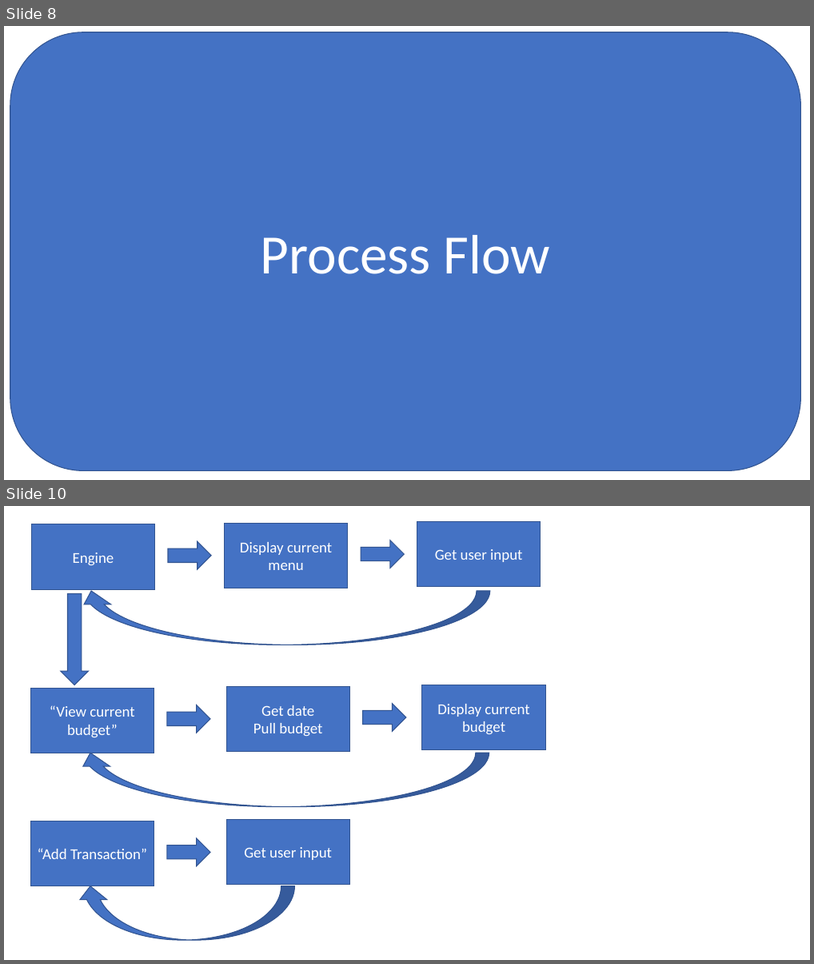
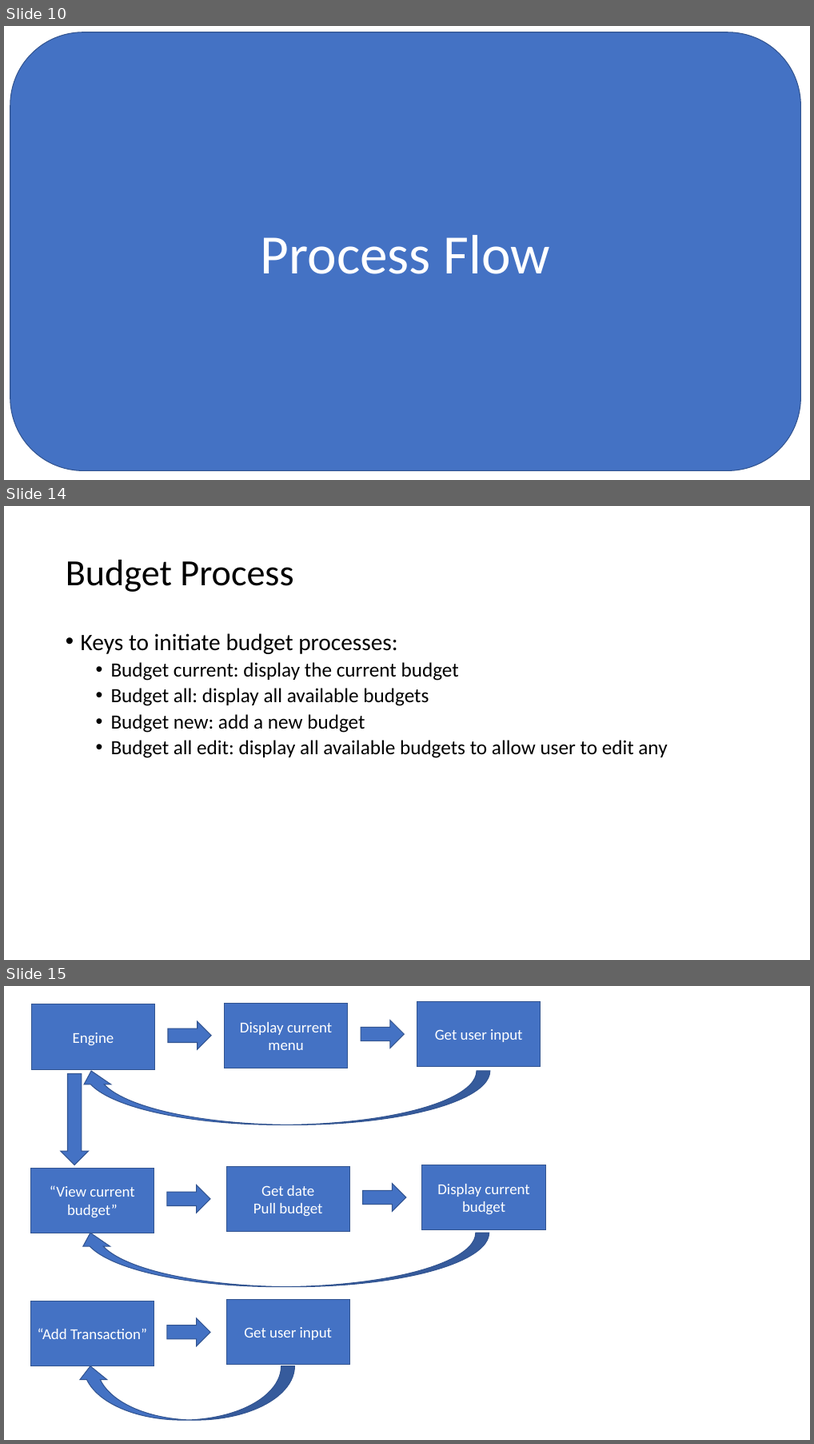
Before and after one commit to andrewrodavis/Finance_Program, a slide deck: Outline.pptx. Shown one above the other, each under a label of ours: slides 8 and 10 before the commit, slides 10, 14 and 15 after it; the slides between them are not shown. The pictures are 814x964 and 814x1444 pixels, drawn with LibreOffice and Linux fonts; fonts in the diff are those of the drawing. Boxes give left, top, right and bottom in pixels: in the first picture for what was removed or moved away, otherwise in the second. Text is boxed around its words. In the diff, an @@ line names an element or a change of style, - is before the commit and + after.

Commit message:
adding planning for database structuring - budget completed, accounts worked

```diff
--- a/Outline.pptx
+++ b/Outline.pptx
@@ slide 14 added at (4,506,810,960), background #FFFFFF @@
@@ title added at (66,560,294,592), 44 pt, text #000000 @@
+Budget Process
@@ text added at (81,633,667,758), 24 pt, text #000000 @@
+• Keys to initiate budget processes:
+  • Budget current: display the current budget
+  • Budget all: display all available budgets
+  • Budget new: add a new budget
+  • Budget all edit: display all available budgets to allow user to edit any
@@ what was slide 8 is now slide 10 @@
@@ what was slide 10 is now slide 15 @@
```
Also in this commit, not shown: 2 slides changed, 4 other slides added, 11 other files.
